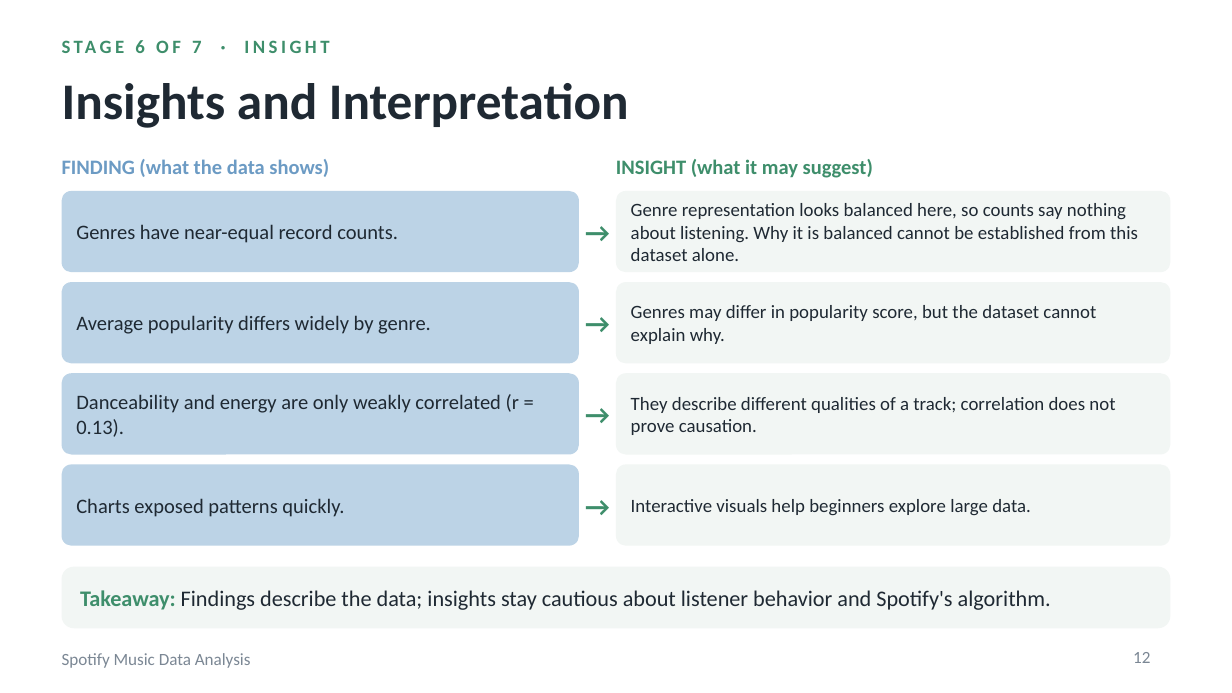
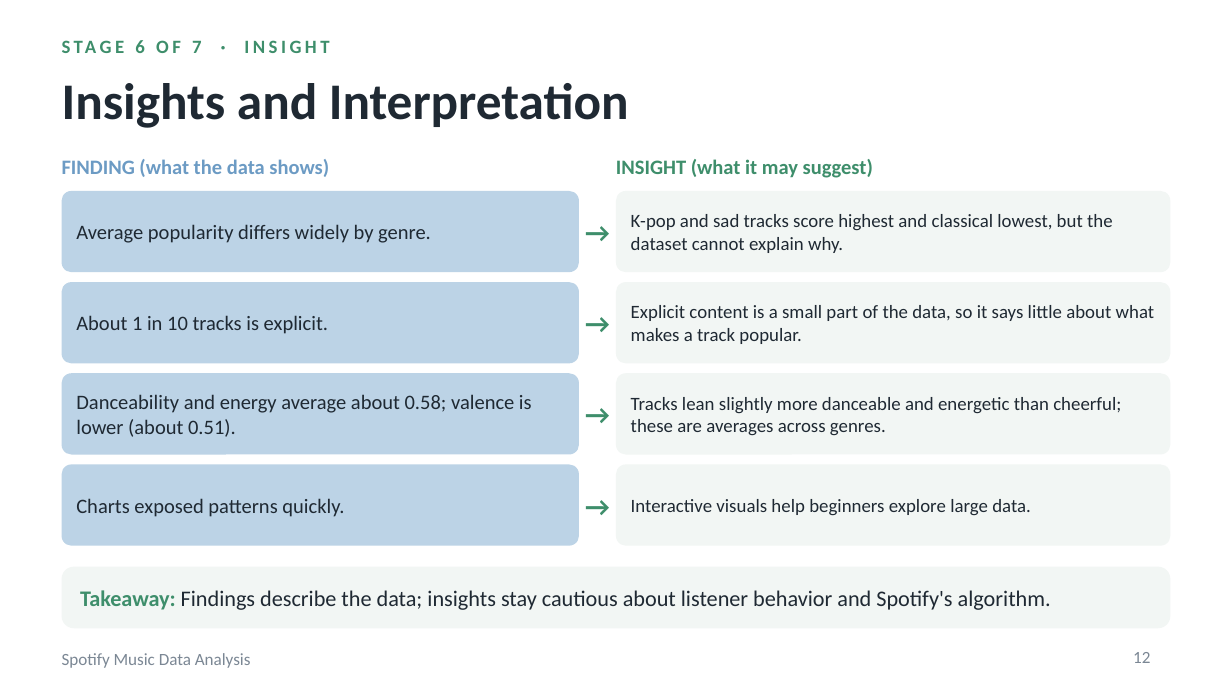
Before and after one commit to chaitrik-pathak/DAV_240840116101, a slide deck: slide 12 of Spotify_Music_Data_Analysis.pptx. Drawn at 1232x693 pixels with LibreOffice and Linux fonts; fonts in the diff are those of the drawing. Boxes give left, top, right and bottom in pixels: in the first picture for what was removed or moved away, otherwise in the second. Text is boxed around its words. In the diff, an @@ line names an element or a change of style, - is before the commit and + after.

```diff
--- a/Spotify_Music_Data_Analysis.pptx
+++ b/Spotify_Music_Data_Analysis.pptx
@@ text "Average popularity differs widely by ...": place and size @@
-text "Average popularity differs widely by ..." at <box>76,315,431,334</box>
+text "Average popularity differs widely by ..." at <box>76,224,431,243</box>
@@ text removed at <box>76,224,398,243</box> @@
-Genres have near-equal record counts.
@@ text at <box>631,214,1113,253</box>: text changed @@
-Genre representation looks balanced here, so counts say nothing about listening. Why it is balanced cannot be established from this dataset alone.
+K-pop and sad tracks score highest and classical lowest, but the dataset cannot explain why.
@@ text added at <box>76,315,328,334</box>, 12 pt, text #1F2933 @@
+About 1 in 10 tracks is explicit.
@@ text at <box>631,305,1155,344</box>: text changed @@
-Genres may differ in popularity score, but the dataset cannot explain why.
+Explicit content is a small part of the data, so it says little about what makes a track popular.
@@ text at <box>76,394,532,437</box>: text changed @@
-Danceability and energy are only weakly correlated (r = 0.13).
+Danceability and energy average about 0.58; valence is lower (about 0.51).
@@ text at <box>631,397,1121,436</box>: text changed @@
-They describe different qualities of a track; correlation does not prove causation.
+Tracks lean slightly more danceable and energetic than cheerful; these are averages across genres.
```
Also in this commit, not shown: 13 other slides changed.
